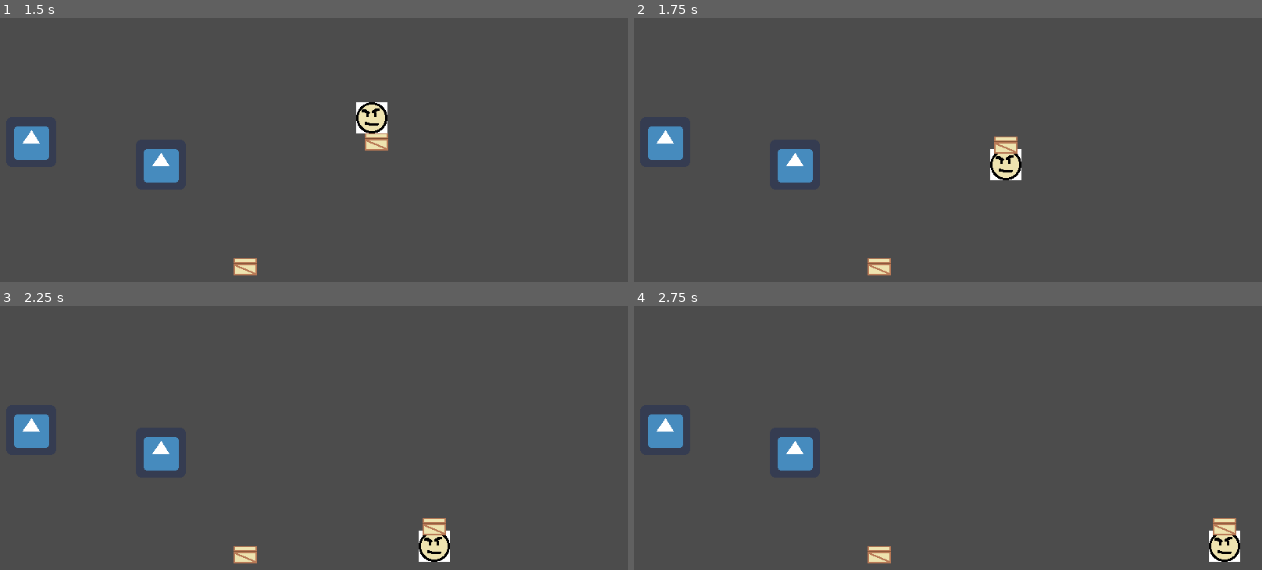
Above: before the commit, frames 1-4 (two rows, left to right).
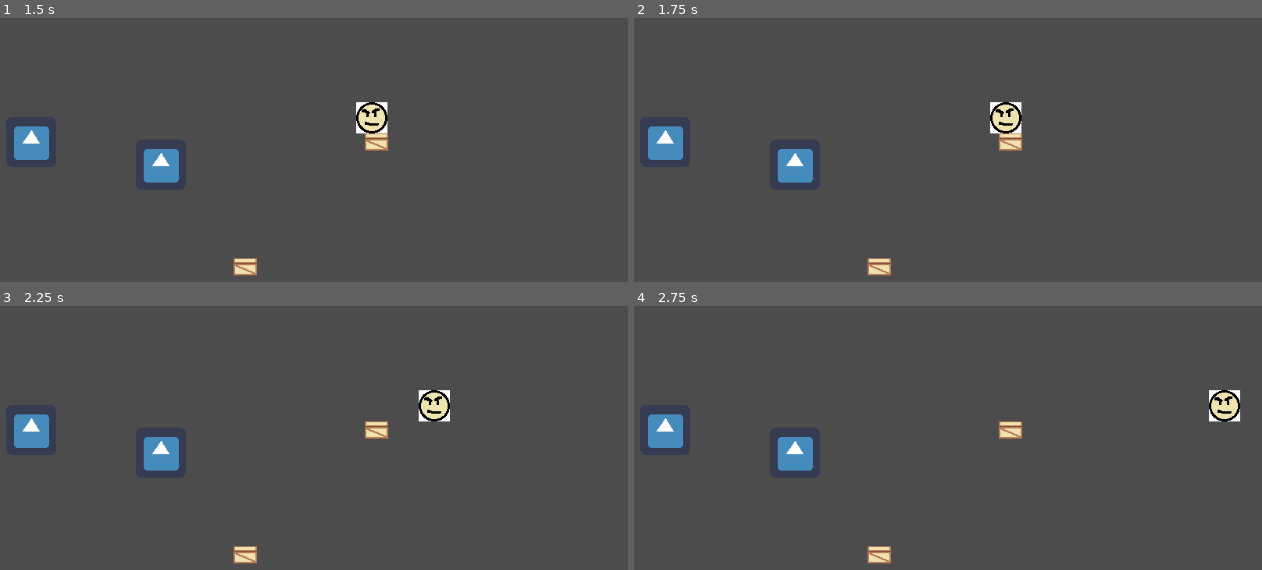
Above: after the commit, the same moments.

Repository: tapsaman/manticore
Game: Godot game, scene res://scenes/CollisionTestScene.tscn
Same seed, same stepped clock (60 frames per second), same inputs: the game is played once before the commit and once after it. The project has no main scene, so this scene is started directly. The engine's default icon, where the game draws it, is replaced by a stand-in: a white triangle on a blue panel in a dark square.
Inputs:
- Up to frame 1 (1.5 s): tap Enter at 0.5 s; hold Right (ui_right) 0.53-1.28 s; tap Space (ui_select) at 0.77 s; hold Down (ui_down) from 1.28 s (still down)
- Up to frame 2 (1.75 s): keep holding Down (ui_down); tap Space (ui_select) at 1.52 s
- Up to frame 3 (2.25 s): release Down (ui_down) at 2.03 s; hold Right (ui_right) from 2.03 s (still down)
- Up to frame 4 (2.75 s): keep holding Right (ui_right)

Frame 1 is identical in both runs. In frame 2, 1.4% of the frame differs, in the area x 56-62%, y 31-62%; in frame 3, 1.6%, in the area x 58-72%, y 31-97%; in frame 4, 1.6%.

Commit message:
layer names init

Diff:
--- a/project.godot
+++ b/project.godot
@@ -28,6 +28,12 @@
  ]
 }
 
+[layer_names]
+
+2d_physics/layer_1="wall"
+2d_physics/layer_2="player"
+2d_physics/layer_3="pickable"
+
 [rendering]
 
 quality/2d/use_pixel_snap=true
--- a/scenes/Box/Box.tscn
+++ b/scenes/Box/Box.tscn
@@ -7,6 +7,7 @@
 extents = Vector2( 15.0787, 10.9957 )
 
 [node name="KinematicBody2D" type="KinematicBody2D"]
+collision_layer = 4
 script = ExtResource( 1 )
 __meta__ = {
 "_edit_group_": true
